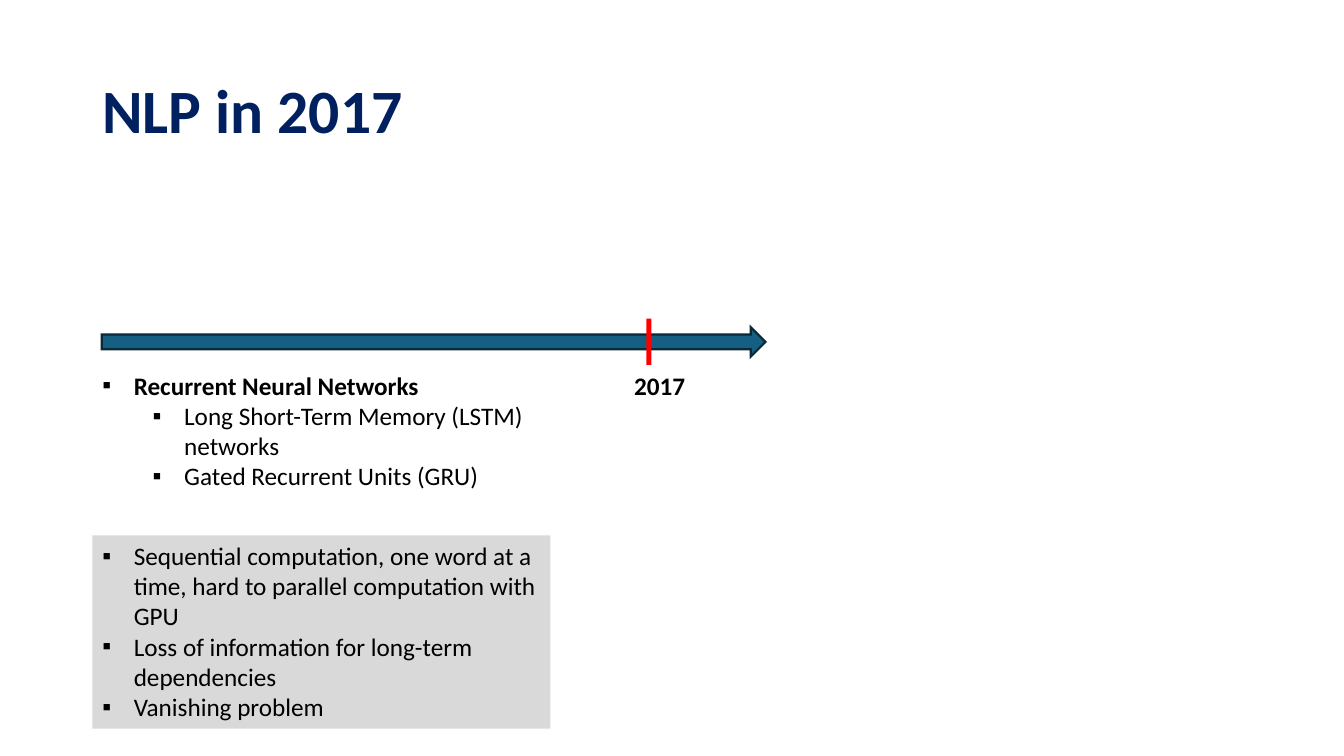
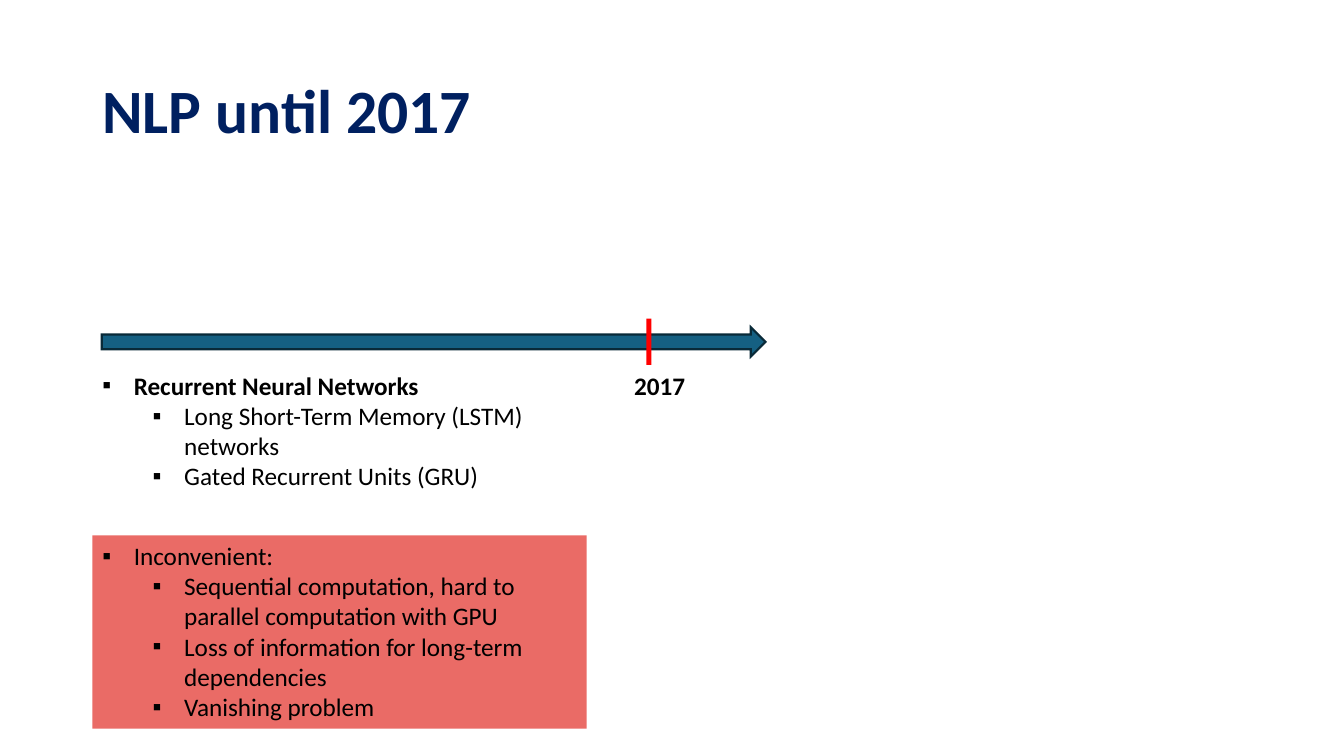
Before and after one commit to tanquangduong/transformer-pt, a slide deck: slide 7 of presentation/Introduction to Transformer.pptx (slide 6 before the commit). Drawn at 1344x756 pixels with LibreOffice and Linux fonts; fonts in the diff are those of the drawing. Boxes give left, top, right and bottom in pixels: in the first picture for what was removed or moved away, otherwise in the second. Text is boxed around its words. In the diff, an @@ line names an element or a change of style, - is before the commit and + after.

```diff
--- a/presentation/Introduction to Transformer.pptx
+++ b/presentation/Introduction to Transformer.pptx
@@ title at (102,89,471,134): text changed @@
-NLP in 2017
+NLP until 2017
@@ rectangle "Inconvenient:": place and size @@
-rectangle "Inconvenient:" at (93,535,551,729)
+rectangle "Inconvenient:" at (93,535,587,729)
@@ rectangle "Inconvenient:" at (93,535,587,729): fill #D9D9D9 to #EA6B66 @@
@@ text in rectangle at (134,547,514,629): text changed @@
-▪ Sequential computation, one word at a time, hard to parallel computation with GPU
+▪ Inconvenient:
+  ▪ Sequential computation, hard to parallel computation with GPU
@@ text in rectangle at (184,638,522,721): list level 1 to 2 in "Loss of information for long-term ..."; list level 1 to 2 in "Vanishing problem" @@
```
Also in this commit, not shown: 3 other slides changed, 3 slides added, 2 slides removed, 2 other files.
